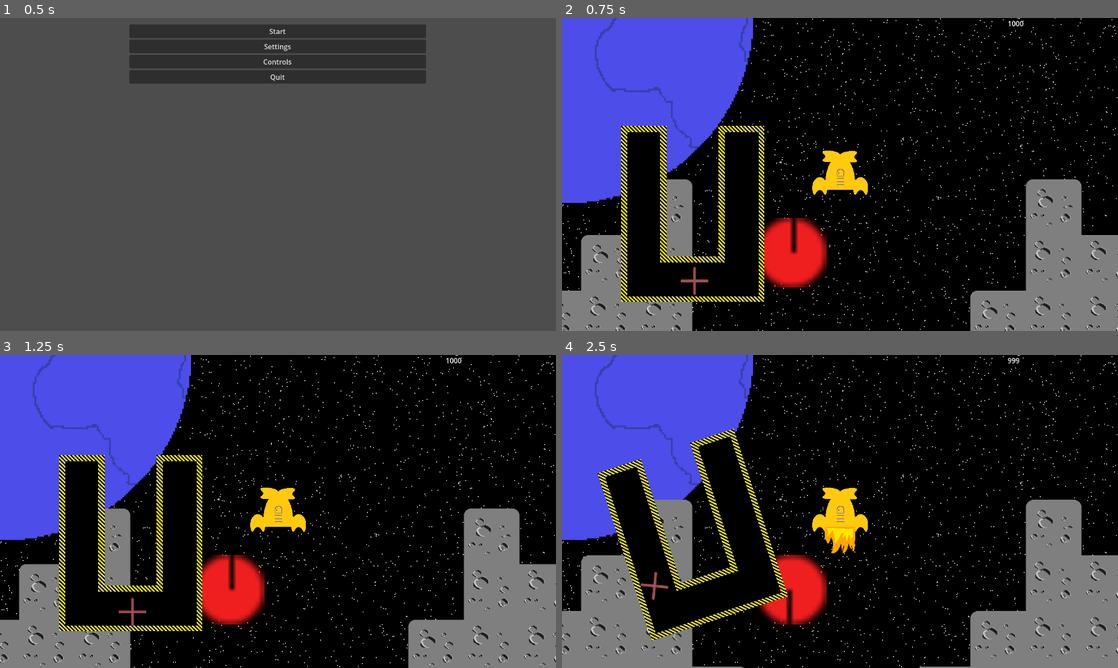
Above: before the commit, frames 1-4 (two rows, left to right).
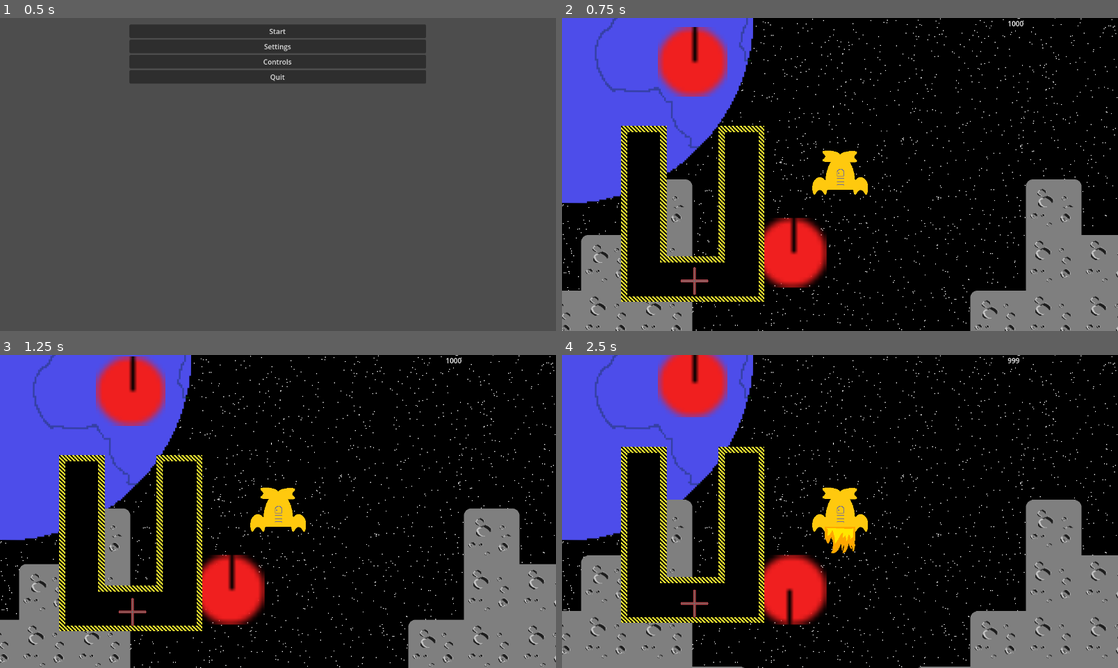
Above: after the commit, the same moments.

Repository: acidmath/DialIt
Game: Godot game, scene res://GameManager.tscn
Same seed, same stepped clock (60 frames per second), same inputs: the game is played once before the commit and once after it. Sound files missing from this copy of the repository are replaced by a short silence.
Inputs (mouse positions are in pixels of both pictures, inside the frame that each line leads up to):
- Up to frame 1 (0.5 s): no input
- Up to frame 2 (0.75 s): click "Start" at 0.5 s
- Up to frame 3 (1.25 s): no input
- Up to frame 4 (2.5 s): drag from (789, 589) to (895, 442) at 1.27 s; drag from (1062, 373) to (789, 589) at 2.02 s

Frame 1 is identical in both runs. In frame 2, 2.4% of the frame differs, in the area x 17-30%, y 2-26%; in frame 3, 2.4%; in frame 4, 8.8%, in the area x 6-41%, y 0-92%.

Commit message:
shifter with dial

Diff:
--- a/Controls.gd
+++ b/Controls.gd
@@ -27,7 +27,7 @@
 	%Dial_1.connect("dial_1_rotated", on_dial_1_rotated)
 
 func on_dial_1_rotated(angle_diff : float):
-	thrustFromDial = angle_diff != 0
+	thrustFromDial = angle_diff/10 != 0
 
 func _physics_process(_delta):
 	var thrustFiring = Input.is_action_pressed("thrust") or thrustFromDial
--- /dev/null
+++ b/controls/dial_0.gd
@@ -0,0 +1,11 @@
+extends Node2D
+
+signal dial_0_rotated(angle_diff : float)
+
+@onready var dial_area2d = $Dial_Area2D
+
+func _ready() -> void:
+	dial_area2d.connect("dial_0_rotated", on_dial_0_rotated)
+
+func on_dial_0_rotated(angle_diff : float):
+	emit_signal("dial_0_rotated", angle_diff)
--- a/controls/dial_0.tscn
+++ b/controls/dial_0.tscn
@@ -1,11 +1,13 @@
 [gd_scene format=3 uid="uid://cjxl6xjaff5y5"]
 
+[ext_resource type="Script" uid="uid://dp6y47ri25hvs" path="res://controls/dial_0.gd" id="1_5he14"]
 [ext_resource type="Script" uid="uid://15r85jg1v3vu" path="res://controls/dial_0_dial_area_2d.gd" id="3_6c71j"]
 [ext_resource type="Texture2D" uid="uid://cho2o5083tgka" path="res://controls/dial_red.png" id="4_g1u1s"]
 
 [sub_resource type="CircleShape2D" id="CircleShape2D_h6ehr"]
 
 [node name="Node2D" type="Node2D" unique_id=224537146]
+script = ExtResource("1_5he14")
 
 [node name="Dial_Area2D" type="Area2D" parent="." unique_id=413843308]
 script = ExtResource("3_6c71j")
--- a/controls/dial_0_dial_area_2d.gd
+++ b/controls/dial_0_dial_area_2d.gd
@@ -1,4 +1,6 @@
 extends Area2D
+
+signal dial_0_rotated(angle_diff : float)
 
 var update_dial_progress : bool
 var initial_mouse_position_set : bool
@@ -19,6 +21,7 @@
 			#move the dial based on the rotation from the last position to the current
 			var angle_diff = last_mouse_position.angle_to(get_local_mouse_position())
 			rotate(angle_diff)
+			emit_signal("dial_0_rotated", angle_diff)
 		else:
 			initial_mouse_position_set = true
 		last_mouse_position = get_local_mouse_position()
--- /dev/null
+++ b/controls/shifter_2/engage_area_left_fork.gd
@@ -0,0 +1,18 @@
+extends Area2D
+
+signal engage_area_left_fork_entered
+signal engage_area_left_fork_exited
+
+func _ready() -> void:
+	self.connect("body_entered", on_body_entered )
+	self.connect("body_exited", on_body_exited )
+
+func on_body_entered(body : Node2D):
+	var shift_knob = body as ShiftKnob
+	if shift_knob:
+		engage_area_left_fork_entered.emit(shift_knob)
+
+func on_body_exited(body : Node2D):
+	var shift_knob = body as ShiftKnob
+	if shift_knob:
+		engage_area_left_fork_exited.emit(shift_knob)
--- /dev/null
+++ b/controls/shifter_2/engage_area_right_fork.gd
@@ -0,0 +1,18 @@
+extends Area2D
+
+signal engage_area_right_fork_entered
+signal engage_area_right_fork_exited
+
+func _ready() -> void:
+	self.connect("body_entered", on_body_entered )
+	self.connect("body_exited", on_body_exited )
+
+func on_body_entered(body : Node2D):
+	var shift_knob = body as ShiftKnob
+	if shift_knob:
+		engage_area_right_fork_entered.emit(shift_knob)
+
+func on_body_exited(body : Node2D):
+	var shift_knob = body as ShiftKnob
+	if shift_knob:
+		engage_area_right_fork_exited.emit(shift_knob)
--- a/controls/shifter_2/shift_knob.gd
+++ b/controls/shifter_2/shift_knob.gd
@@ -1,4 +1,6 @@
 extends RigidBody2D
+
+class_name ShiftKnob
 
 var is_first_click : bool = true
 var last_mouse_position : Vector2
@@ -14,7 +16,8 @@
 	if is_first_click:
 		is_first_click = false
 	else:
-		move_shift_knob()
+		#move_shift_knob()
+		pass
 	last_mouse_position = curr_mouse_position
 
 func move_shift_knob() -> void:
--- a/controls/shifter_2/shifter_2.gd
+++ b/controls/shifter_2/shifter_2.gd
@@ -1,10 +1,27 @@
 extends Node2D
 
+signal engage_area_left_fork_entered
+signal engage_area_left_fork_exited
+signal engage_area_right_fork_entered
+signal engage_area_right_fork_exited
+
+@onready var engage_area_left_fork : Area2D = $ShifterConstruct/ShiftTrack/EngageArea_LeftFork
+@onready var engage_area_right_fork : Area2D = $ShifterConstruct/ShiftTrack/EngageArea_RightFork
+
 func _ready() -> void:
-	var dial = $"../Camera2D/Dial_1" # there should be a dial in this shifter scene
-	print("is there a dial 1?", dial)
-	if dial:
-		dial.connect("dial_1_rotated", on_dial_1_rotated)
+	engage_area_left_fork.connect("engage_area_left_fork_entered", on_engage_area_left_fork_entered)
+	engage_area_left_fork.connect("engage_area_left_fork_exited", on_engage_area_left_fork_exited)
+	engage_area_right_fork.connect("engage_area_right_fork_entered", on_engage_area_right_fork_entered)
+	engage_area_right_fork.connect("engage_area_right_fork_exited", on_engage_area_right_fork_exited)
 
-func on_dial_1_rotated(angle_diff : float):
-	self.rotate(angle_diff/10)
+func on_engage_area_left_fork_entered() -> void:
+	engage_area_left_fork_entered.emit()
+
+func on_engage_area_left_fork_exited() -> void:
+	engage_area_left_fork_exited.emit()
+
+func on_engage_area_right_fork_entered() -> void:
+	engage_area_right_fork_exited.emit()
+
+func on_engage_area_right_fork_exited() -> void:
+	engage_area_right_fork_exited.emit()
--- a/controls/shifter_2/shifter_2.tscn
+++ b/controls/shifter_2/shifter_2.tscn
@@ -4,6 +4,10 @@
 [ext_resource type="Texture2D" uid="uid://cb0fo5e72y528" path="res://controls/shifter_2/track_sprite.png" id="1_peldf"]
 [ext_resource type="Texture2D" uid="uid://bkxw246jn1wdi" path="res://controls/shifter_2/grab_sprite-2x.png" id="2_ne8k5"]
 [ext_resource type="Script" uid="uid://ck85e84o2ajeq" path="res://controls/shifter_2/shift_knob.gd" id="2_w21me"]
+[ext_resource type="Script" uid="uid://c7n7aqbsyalkc" path="res://controls/shifter_2/shifter_construct.gd" id="3_em37n"]
+[ext_resource type="Script" uid="uid://buxdjb752dltm" path="res://controls/shifter_2/engage_area_left_fork.gd" id="4_r23kc"]
+[ext_resource type="PackedScene" uid="uid://cjxl6xjaff5y5" path="res://controls/dial_0.tscn" id="5_em37n"]
+[ext_resource type="Script" uid="uid://b75qfeorhqfy2" path="res://controls/shifter_2/engage_area_right_fork.gd" id="5_hxb4t"]
 
 [sub_resource type="SegmentShape2D" id="SegmentShape2D_ne8k5"]
 a = Vector2(73, -190)
@@ -37,51 +41,78 @@
 a = Vector2(-74, 111)
 b = Vector2(74, 111)
 
+[sub_resource type="RectangleShape2D" id="RectangleShape2D_hxb4t"]
+size = Vector2(80, 20)
+
+[sub_resource type="RectangleShape2D" id="RectangleShape2D_lh0gj"]
+size = Vector2(80, 20)
+
 [sub_resource type="CircleShape2D" id="CircleShape2D_w21me"]
 radius = 32.0
 
 [node name="Shifter2" type="Node2D" unique_id=775291380]
 script = ExtResource("1_ak8r7")
 
-[node name="ShiftTrack" type="StaticBody2D" parent="." unique_id=1272891943]
+[node name="ShifterDial" parent="." unique_id=224537146 instance=ExtResource("5_em37n")]
+position = Vector2(0, -350)
+
+[node name="ShifterConstruct" type="Node2D" parent="." unique_id=1605787719]
+script = ExtResource("3_em37n")
+
+[node name="ShiftTrack" type="StaticBody2D" parent="ShifterConstruct" unique_id=1272891943]
 collision_layer = 4
 collision_mask = 8
 
-[node name="Sprite2D" type="Sprite2D" parent="ShiftTrack" unique_id=670579354]
+[node name="Sprite2D" type="Sprite2D" parent="ShifterConstruct/ShiftTrack" unique_id=670579354]
 texture = ExtResource("1_peldf")
 
-[node name="CollisionShape_RightFork_Left" type="CollisionShape2D" parent="ShiftTrack" unique_id=1839388803]
+[node name="CollisionShape_RightFork_Left" type="CollisionShape2D" parent="ShifterConstruct/ShiftTrack" unique_id=1839388803]
 shape = SubResource("SegmentShape2D_ne8k5")
 
-[node name="CollisionShape_RightFork_Top" type="CollisionShape2D" parent="ShiftTrack" unique_id=799063536]
+[node name="CollisionShape_RightFork_Top" type="CollisionShape2D" parent="ShifterConstruct/ShiftTrack" unique_id=799063536]
 shape = SubResource("SegmentShape2D_w21me")
 
-[node name="CollisionShape_RightFork_Right" type="CollisionShape2D" parent="ShiftTrack" unique_id=765419084]
+[node name="CollisionShape_RightFork_Right" type="CollisionShape2D" parent="ShifterConstruct/ShiftTrack" unique_id=765419084]
 shape = SubResource("SegmentShape2D_ak8r7")
 
-[node name="CollisionShape_Bottom" type="CollisionShape2D" parent="ShiftTrack" unique_id=628757159]
+[node name="CollisionShape_Bottom" type="CollisionShape2D" parent="ShifterConstruct/ShiftTrack" unique_id=628757159]
 shape = SubResource("SegmentShape2D_em37n")
 
-[node name="CollisionShape_LeftFork_Left" type="CollisionShape2D" parent="ShiftTrack" unique_id=2129044451]
+[node name="CollisionShape_LeftFork_Left" type="CollisionShape2D" parent="ShifterConstruct/ShiftTrack" unique_id=2129044451]
 shape = SubResource("SegmentShape2D_r23kc")
 
-[node name="CollisionShape_LeftFork_Top" type="CollisionShape2D" parent="ShiftTrack" unique_id=1607691779]
+[node name="CollisionShape_LeftFork_Top" type="CollisionShape2D" parent="ShifterConstruct/ShiftTrack" unique_id=1607691779]
 shape = SubResource("SegmentShape2D_hxb4t")
 
-[node name="CollisionShape_LeftFork_Right" type="CollisionShape2D" parent="ShiftTrack" unique_id=1267091174]
+[node name="CollisionShape_LeftFork_Right" type="CollisionShape2D" parent="ShifterConstruct/ShiftTrack" unique_id=1267091174]
 shape = SubResource("SegmentShape2D_lh0gj")
 
-[node name="CollisionShape_Top" type="CollisionShape2D" parent="ShiftTrack" unique_id=2085116430]
+[node name="CollisionShape_Top" type="CollisionShape2D" parent="ShifterConstruct/ShiftTrack" unique_id=2085116430]
 shape = SubResource("SegmentShape2D_dweke")
 
-[node name="ShiftKnob" type="RigidBody2D" parent="." unique_id=1383306915]
+[node name="EngageArea_LeftFork" type="Area2D" parent="ShifterConstruct/ShiftTrack" unique_id=791948232]
+position = Vector2(-113, -180)
+collision_mask = 8
+script = ExtResource("4_r23kc")
+
+[node name="CollisionShape2D" type="CollisionShape2D" parent="ShifterConstruct/ShiftTrack/EngageArea_LeftFork" unique_id=1011952854]
+shape = SubResource("RectangleShape2D_hxb4t")
+
+[node name="EngageArea_RightFork" type="Area2D" parent="ShifterConstruct/ShiftTrack" unique_id=183302707]
+position = Vector2(113, -180)
+script = ExtResource("5_hxb4t")
+
+[node name="CollisionShape2D" type="CollisionShape2D" parent="ShifterConstruct/ShiftTrack/EngageArea_RightFork" unique_id=1315211567]
+shape = SubResource("RectangleShape2D_lh0gj")
+
+[node name="ShiftKnob" type="RigidBody2D" parent="ShifterConstruct" unique_id=1383306915]
 position = Vector2(4, 153)
 collision_layer = 8
 collision_mask = 4
 script = ExtResource("2_w21me")
 
-[node name="Sprite2D" type="Sprite2D" parent="ShiftKnob" unique_id=751055443]
+[node name="Sprite2D" type="Sprite2D" parent="ShifterConstruct/ShiftKnob" unique_id=751055443]
 texture = ExtResource("2_ne8k5")
 
-[node name="CollisionShape2D" type="CollisionShape2D" parent="ShiftKnob" unique_id=352783572]
+[node name="CollisionShape2D" type="CollisionShape2D" parent="ShifterConstruct/ShiftKnob" unique_id=352783572]
 shape = SubResource("CircleShape2D_w21me")
--- /dev/null
+++ b/controls/shifter_2/shifter_construct.gd
@@ -0,0 +1,11 @@
+extends Node2D
+
+@onready var Dial = $"../ShifterDial"
+
+func _ready() -> void:
+	print("is there a dial 1?", Dial)
+	if Dial:
+		Dial.connect("dial_0_rotated", on_dial_0_rotated)
+
+func on_dial_0_rotated(angle_diff : float):
+	self.rotate(angle_diff/10)
Not shown, added: controls/dial_0.gd.uid
Not shown, added: controls/shifter_2/engage_area_left_fork.gd.uid
Not shown, added: controls/shifter_2/engage_area_right_fork.gd.uid
Not shown, added: controls/shifter_2/shifter_construct.gd.uid
